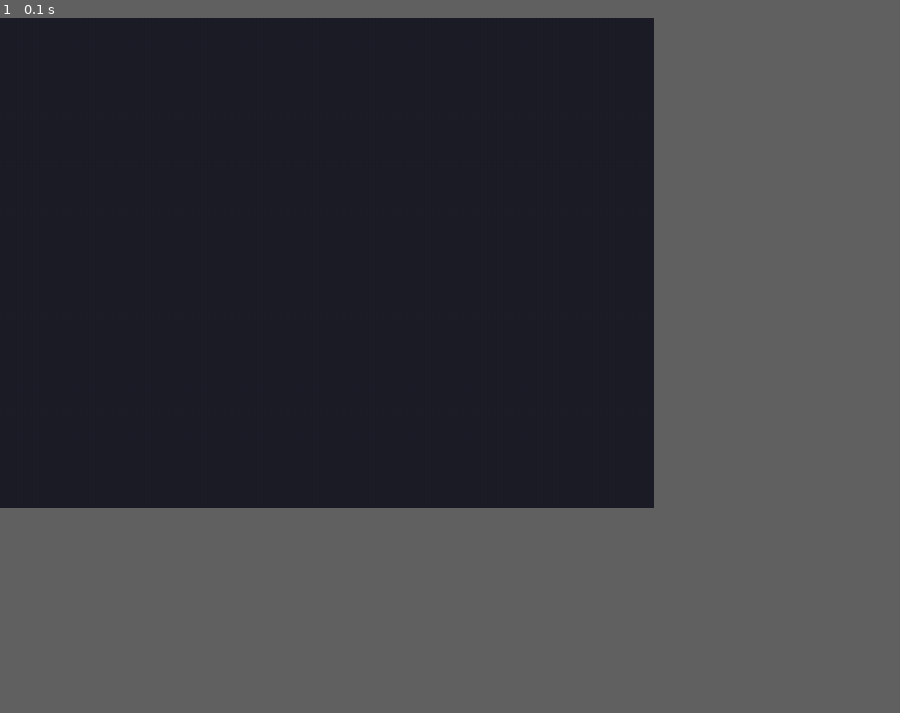
Above: before the commit, frame 1.
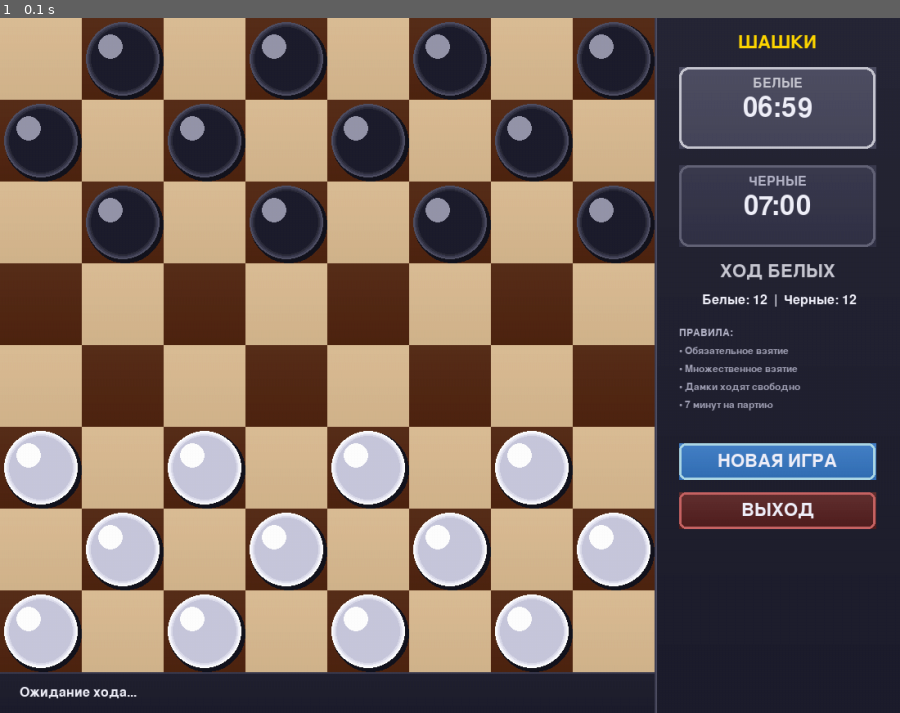
Above: after the commit, the same moment.

Repository: vadik7985-maker/checkers-pygame
Game: pygame game, started from main.py
Two runs of this game, one before a commit and one after it. Both use one fixed random seed, a clock stepped at 60 frames per second and the inputs below.
Inputs:
- Up to frame 1 (0.1 s): no input
In our replay, the window is 654x490 before the commit and 900x695 after it. These sizes can differ from the game's own. Grey fills any space a smaller window leaves; there, only what the larger window draws over its background counts as a difference.

The runs differ from the first frame. In frame 1, 70% of the frame differs, in the area x 0-98%, y 0-100%.

Commit message:
Завершение реализации запуска и основного цикла игры

Diff:
--- a/main.py
+++ b/main.py
@@ -1,34 +1,18 @@
-print("Вадимка супер вадимка класс кто не верит тому в глаз")
 """
 Главный файл для запуска игры в шашки
 """
 
 import sys
 import pygame
+from src.graphics import CheckersGUI
 
 def main():
     """Основная функция запуска игры"""
     try:
         pygame.init()
         pygame.font.init()
-        print("Игра в шашки - Профессиональная версия")
-        print("Инициализация завершена успешно")
-
-        screen = pygame.display.set_mode((800, 600))
-        pygame.display.set_caption("Шашки")
-
-        running = True
-        while running:
-            for event in pygame.event.get():
-                if event.type == pygame.QUIT:
-                    running = False
-                elif event.type == pygame.KEYDOWN:
-                    if event.key == pygame.K_ESCAPE:
-                        running = False
-
-            screen.fill((30, 30, 40))
-            pygame.display.flip()
-
+        gui = CheckersGUI()
+        gui.run()
     except Exception as e:
         print(f"Ошибка при запуске игры: {e}")
         import traceback
--- a/src/graphics.py
+++ b/src/graphics.py
@@ -474,6 +474,27 @@
                 if event.type == pygame.QUIT:
                     running = False
 
+                elif event.type == pygame.MOUSEBUTTONDOWN:
+                    if event.button == 1:
+                        button = self.check_button_click(event.pos)
+                        if button == "RESTART":
+                            self.restart_game()
+                        elif button == "EXIT":
+                            running = False
+                        else:
+                            pos = self.get_board_position(event.pos)
+                            if pos:
+                                self.game.handle_click(*pos)
+
+                elif event.type == pygame.KEYDOWN:
+                    if event.key == pygame.K_r:
+                        self.restart_game()
+                    elif event.key == pygame.K_ESCAPE:
+                        running = False
+
+            # Обновляем таймер
+            self.game.update_timer()
+
             self.draw()
             self.clock.tick(FPS)
 
